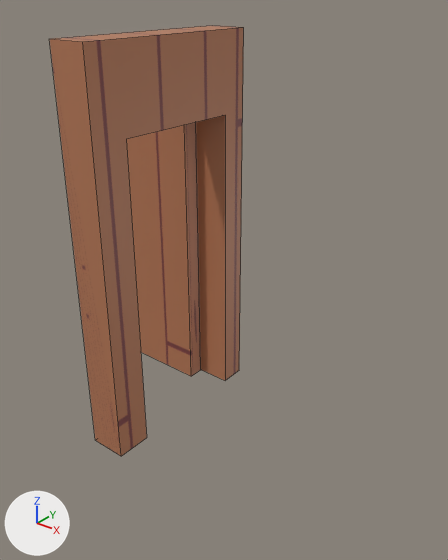
What one commit did to the Blender file Models/door.blend.
Both versions are drawn from a 50 mm camera at (2.17, -2.11, 2.21) aimed at (0.38, 0.12, 0.83). Lighting does not change. The marker at lower left points along +X, +Y and +Z. Mesh edges are drawn as thin lines.
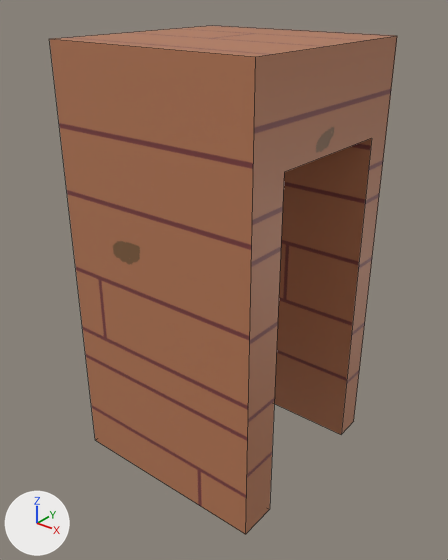
Where the newer file only moved an object's origin or applied its transform, the numbers keep the older frame.

What differs and where, as boxes [x1, y1, x2, y2] in the pictures (448 x 560 px):
'Cube.001', mesh rescaled (78% wider, 18% taller): before [50, 25, 244, 456]; after [50, 25, 397, 534]
'Cube', deleted (brown): before [126, 122, 201, 376]

The change, as a list of edits to the scene's bpy script:
```text
Change me_cube_002:
    where me_cube_002.from_pydata(...)  # 16 vertices, 10 faces; spans x 0.0..20.0, y 0.0..200.0, z -50.0..50.0
    used by ob_cube_001; location = (0.0, 0.0, 0.0); rotation_euler = (1.571, 0.0, 0.0), in degrees (90, 0, 0); scale = (0.01, 0.01, 0.01)
    me_cube_002 part 1: the whole mesh is scaled about the mesh origin by (5, 1, 1)
Remove ob_cube:
    ob_cube = bpy.data.objects.new('Cube', me_cube_001)
    ob_cube.location = (-0.392, 0.364, 0.8)
    ob_cube.scale = (0.8, 1.0, 1.0)
```
